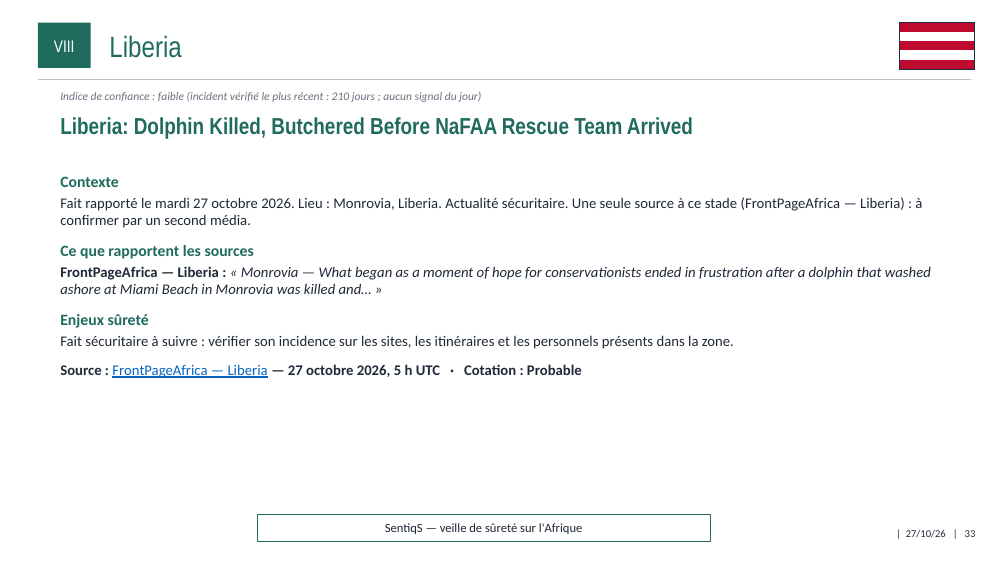
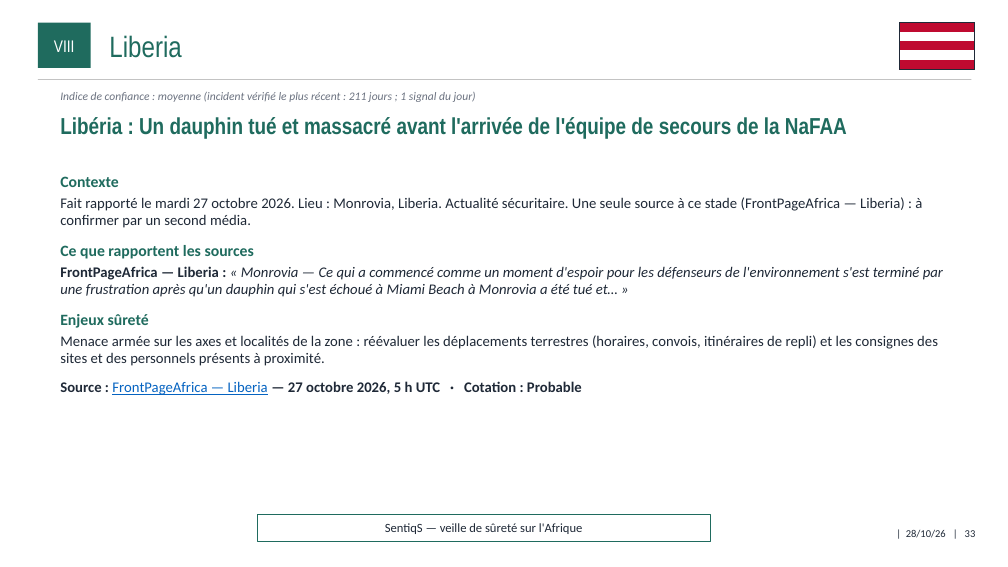
Before and after one commit to ytl1-ops/SentiqS, a slide deck: slide 33 of web/rapports/mensuel/2026-10.pptx. Drawn at 1008x567 pixels with LibreOffice and Linux fonts; fonts in the diff are those of the drawing. Boxes give left, top, right and bottom in pixels: in the first picture for what was removed or moved away, otherwise in the second. Text is boxed around its words. In the diff, an @@ line names an element or a change of style, - is before the commit and + after.

```diff
--- a/web/rapports/mensuel/2026-10.pptx
+++ b/web/rapports/mensuel/2026-10.pptx
@@ text at box(60, 92, 476, 102): text changed @@
-Indice de confiance : faible (incident vérifié le plus récent : 210 jours ; aucun signal du jour)
+Indice de confiance : moyenne (incident vérifié le plus récent : 211 jours ; 1 signal du jour)
@@ text at box(60, 117, 847, 139): text changed @@
-Liberia: Dolphin Killed, Butchered Before NaFAA Rescue Team Arrived
+Libéria : Un dauphin tué et massacré avant l'arrivée de l'équipe de secours de la NaFAA
@@ text at box(60, 266, 943, 297): text changed @@
-FrontPageAfrica — Liberia : « Monrovia — What began as a moment of hope for conservationists ended in frustration after a dolphin that washed ashore at Miami Beach in Monrovia was killed and… »
+FrontPageAfrica — Liberia : « Monrovia — Ce qui a commencé comme un moment d'espoir pour les défenseurs de l'environnement s'est terminé par une frustration après qu'un dauphin qui s'est échoué à Miami Beach à Monrovia a été tué et… »
@@ text at box(60, 335, 938, 366): text changed @@
-Fait sécuritaire à suivre : vérifier son incidence sur les sites, les itinéraires et les personnels présents dans la zone.
+Menace armée sur les axes et localités de la zone : réévaluer les déplacements terrestres (horaires, convois, itinéraires de repli) et les consignes des sites et des personnels présents à proximité.
@@ text at box(906, 530, 976, 538): text changed @@
-| 27/10/26 | 33
+| 28/10/26 | 33
```
Also in this commit, not shown: 37 other slides changed, 1 slide added, 12 other files.
